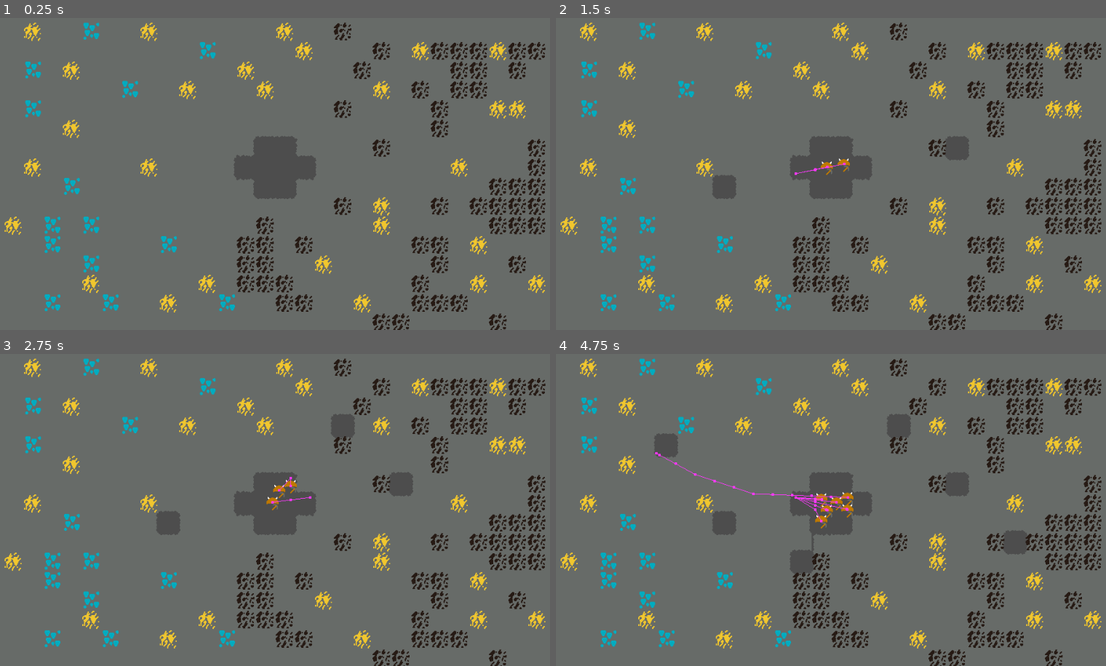
Above: before the commit, frames 1-4 (two rows, left to right).
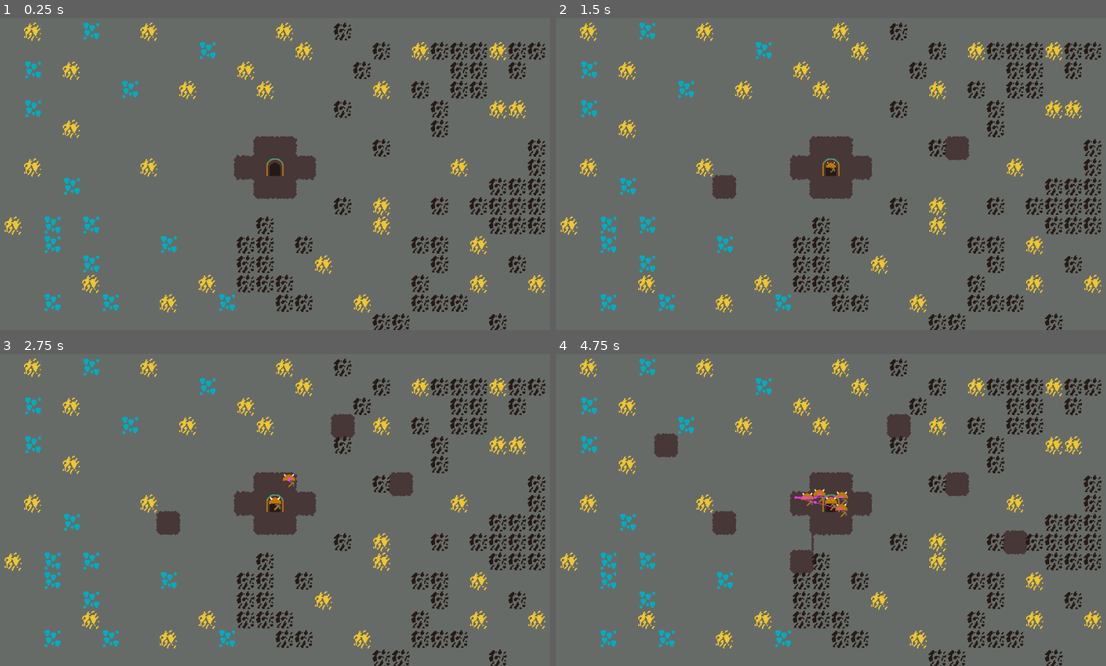
Above: after the commit, the same moments.

Repository: where-fore/dwarves
Game: Godot game, scene res://loose/main_game.tscn
Same seed, same stepped clock (60 frames per second), same inputs: the game is played once before the commit and once after it.
Inputs (mouse positions are in pixels of both pictures, inside the frame that each line leads up to):
- Up to frame 1 (0.25 s): no input
- Up to frame 2 (1.5 s): tap Enter at 0.5 s; move the mouse to (957, 149) at 0.52 s; tap 1 at 0.6, 1.35 s; click (957, 149) at 0.67 s; move the mouse to (715, 183) at 1.27 s; click (715, 183) at 1.42 s
- Up to frame 3 (2.75 s): move the mouse to (335, 428) at 2.02 s; tap 1 at 2.1 s; click (335, 428) at 2.17 s
- Up to frame 4 (4.75 s): move the mouse to (803, 569) at 2.77 s; tap 1 at 2.85, 3.6, 4.35 s; click (803, 569) at 2.92 s; move the mouse to (1007, 550) at 3.52 s; click (1007, 550) at 3.67 s; move the mouse to (655, 453) at 4.27 s; click (655, 453) at 4.42 s

The runs differ from the first frame. In frame 1, 0.1% of the frame differs, in the area x 48-52%, y 44-51%; in frame 2, 0.2%; in frame 3, 0.3%; in frame 4, 0.7%, in the area x 17-55%, y 31-56%.

Commit message:
the dwarves enter
there's a lil entrance and spawn animation

Diff:
--- a/project/loose/dwarf.gd
+++ b/project/loose/dwarf.gd
@@ -4,10 +4,28 @@
 
 var speed:float = 50.0
 
+var spawn_in_animation_timer:float = 1.5
+var active:bool
+
+func _ready() -> void:
+	active = false
+	scale = Vector2.ZERO
+
+	spawn_in_animation()
+
 func _physics_process(_delta: float) -> void:
-	navigation_agent_2d.target_position = get_global_mouse_position()
-	var next_path_position:Vector2 = navigation_agent_2d.get_next_path_position()
-	var new_velocity:Vector2 = global_position.direction_to(next_path_position)
+	if active:
+		navigation_agent_2d.target_position = get_global_mouse_position()
+		var next_path_position:Vector2 = navigation_agent_2d.get_next_path_position()
+		var new_velocity:Vector2 = global_position.direction_to(next_path_position)
 
-	velocity = new_velocity * speed
-	move_and_slide()
+		velocity = new_velocity * speed
+		move_and_slide()
+
+func spawn_in_animation() -> void:
+	var tween:Tween = create_tween()
+	tween.set_trans(Tween.TRANS_BOUNCE)
+	tween.set_ease(Tween.EASE_OUT)
+	tween.tween_property(self, "scale", Vector2(1,1), spawn_in_animation_timer)
+	await tween.finished
+	active = true
--- a/project/loose/dwarf_spawner.gd
+++ b/project/loose/dwarf_spawner.gd
@@ -3,7 +3,7 @@
 @export var individual_dwarf:PackedScene
 
 func spawn_a_dwarf() -> void:
-	var new_dwarf:Node = individual_dwarf.instantiate()
+	var new_dwarf:Node2D = individual_dwarf.instantiate()
 	add_child(new_dwarf)
 
 func _unhandled_input(event: InputEvent) -> void:
--- a/project/loose/main_game.tscn
+++ b/project/loose/main_game.tscn
@@ -1,10 +1,11 @@
-[gd_scene load_steps=7 format=4 uid="uid://dx84pmc7trp7o"]
+[gd_scene load_steps=8 format=4 uid="uid://dx84pmc7trp7o"]
 
 [ext_resource type="Script" uid="uid://wep00d3g4w00" path="res://loose/navigation_manager.gd" id="1_4h2fx"]
 [ext_resource type="TileSet" uid="uid://cy3o1hwgh8lbq" path="res://loose/base_tile_sheet.tres" id="1_yeltw"]
 [ext_resource type="Script" uid="uid://cbfdagp6lygax" path="res://loose/testing.gd" id="2_33awh"]
 [ext_resource type="Script" uid="uid://cq83t1dg28817" path="res://loose/dwarf_spawner.gd" id="2_dps4b"]
 [ext_resource type="PackedScene" uid="uid://n7uc5yvkduvw" path="res://loose/dwarf.tscn" id="3_yeltw"]
+[ext_resource type="Texture2D" uid="uid://gq3ycfbt2w41" path="res://sprites/entrance.png" id="6_8bvjn"]
 
 [sub_resource type="NavigationPolygon" id="NavigationPolygon_8bvjn"]
 vertices = PackedVector2Array(506, 262, 538, 262, 538, 282, 506, 282, 506, 314, 454, 314, 454, 282, 454, 262, 422, 282, 422, 262, 506, 230, 454, 230)
@@ -20,14 +21,15 @@
 script = ExtResource("1_4h2fx")
 
 [node name="BackgroundDirt" type="TileMapLayer" parent="Worldspace/NavigationRegion2D"]
-visible = false
 tile_map_data = PackedByteArray("AAAAAAAAAAABAAAAAAAAAAEAAAABAAAAAAAAAAIAAAABAAAAAAAAAAMAAAABAAAAAAAAAAQAAAABAAAAAAAAAA …(8080 unchanged characters)…
 tile_set = ExtResource("1_yeltw")
 collision_enabled = false
+navigation_visibility_mode = 2
 
 [node name="ForegroundStone" type="TileMapLayer" parent="Worldspace/NavigationRegion2D"]
 tile_map_data = PackedByteArray("AAAdABAAAAACAAAAAAAdAA8AAAACAAAAAAAdAA4AAAACAAAAAAAdAA0AAAACAAAAAAAdAAwAAAACAAAAAAAdAA …(11216 unchanged characters)…
 tile_set = ExtResource("1_yeltw")
+navigation_visibility_mode = 2
 script = ExtResource("2_33awh")
 
 [node name="AuxiliaryMinerals" type="TileMapLayer" parent="Worldspace/NavigationRegion2D"]
@@ -42,3 +44,6 @@
 position = Vector2(480, 270)
 script = ExtResource("2_dps4b")
 individual_dwarf = ExtResource("3_yeltw")
+
+[node name="EntranceGraphic" type="Sprite2D" parent="DwarfManager/DwarfSpawner"]
+texture = ExtResource("6_8bvjn")
Binary file added: project/sprites/entrance.png
Not shown, added: project/sprites/entrance.png.import
Not shown, changed: dwarves to do.txt
